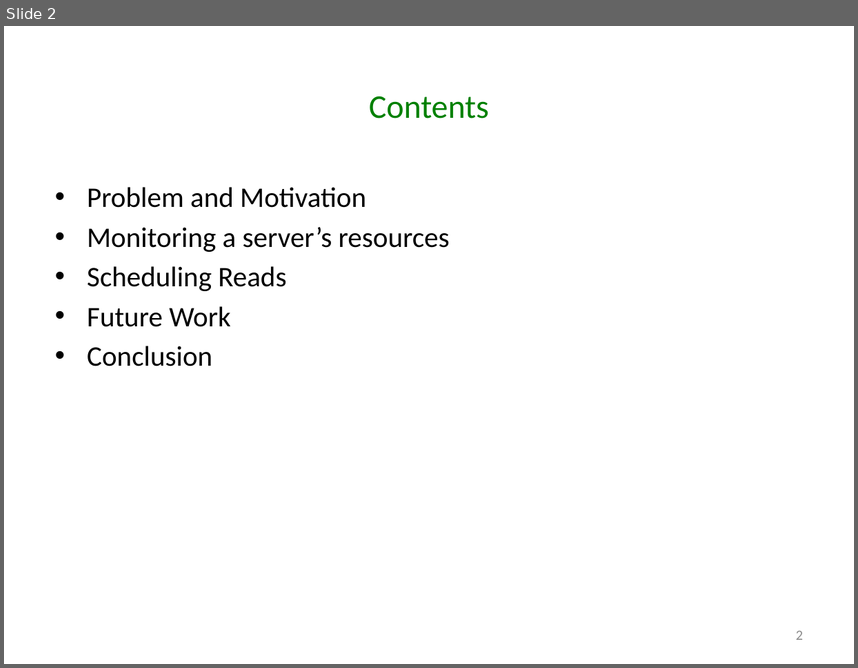
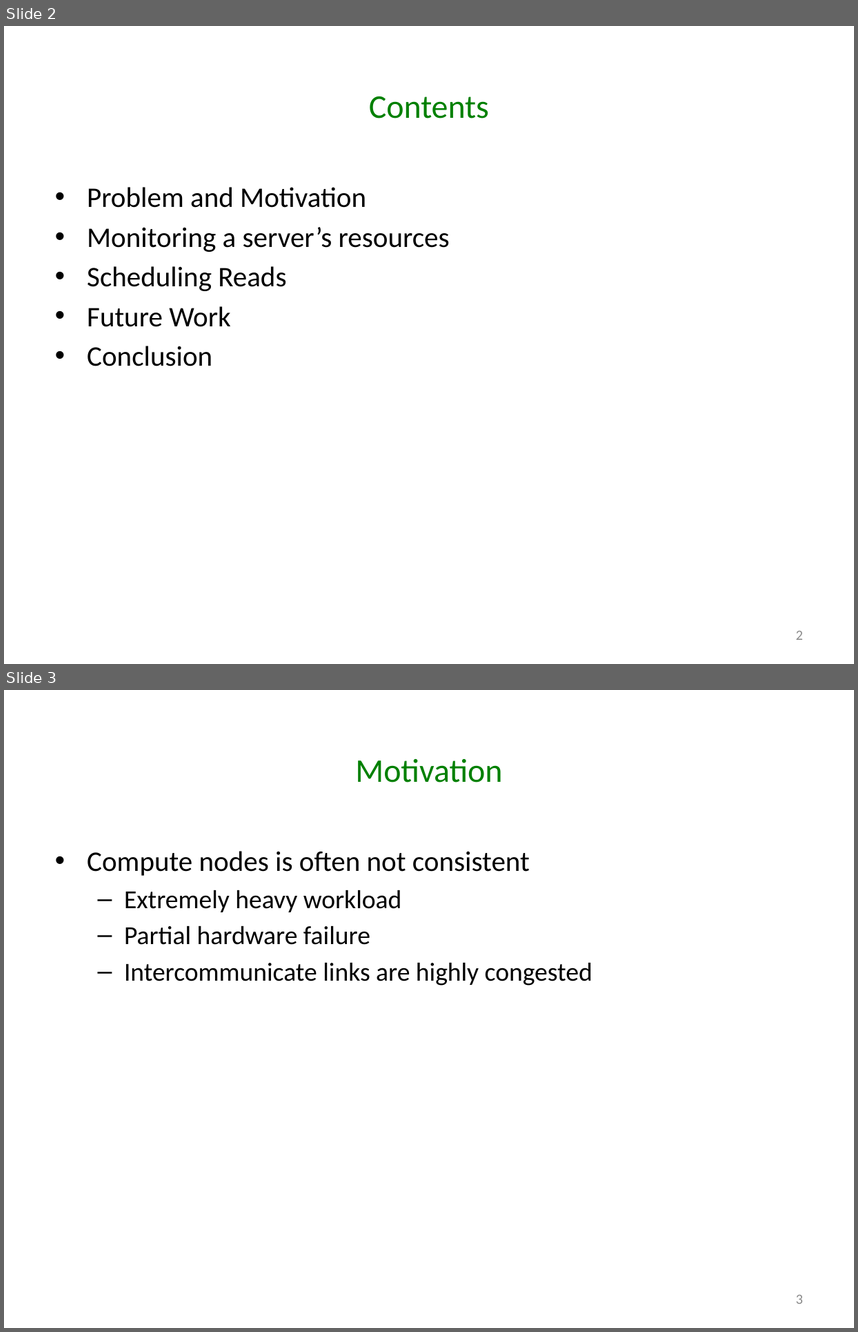
Before and after one commit to godares79/CS848-Project, a slide deck: PresentationSlides/Presentation.pptx. Shown one above the other, each under a label of ours: slide 2 before the commit, slides 2 and 3 after it. The pictures are 858x668 and 858x1332 pixels, drawn with LibreOffice and Linux fonts; fonts in the diff are those of the drawing. Boxes give left, top, right and bottom in pixels: in the first picture for what was removed or moved away, otherwise in the second. Text is boxed around its words. In the diff, an @@ line names an element or a change of style, - is before the commit and + after.

```diff
--- a/PresentationSlides/Presentation.pptx
+++ b/PresentationSlides/Presentation.pptx
@@ slide 3 added at box(4, 690, 854, 1328), background #FFFFFF @@
@@ title added at box(355, 759, 502, 782), 28 pt, text #008000 @@
+Motivation
@@ text added at box(87, 851, 593, 985), 22 pt, text #000000 @@
+• Compute nodes is often not consistent
+  – Extremely heavy workload
+  – Partial hardware failure
+  – Intercommunicate links are highly congested
@@ page number added at box(796, 1294, 803, 1303), 12 pt, text #8C8C8C @@
+3
```
Also in this commit, not shown: 2 slides changed, 8 other slides added, 2 slides removed.
